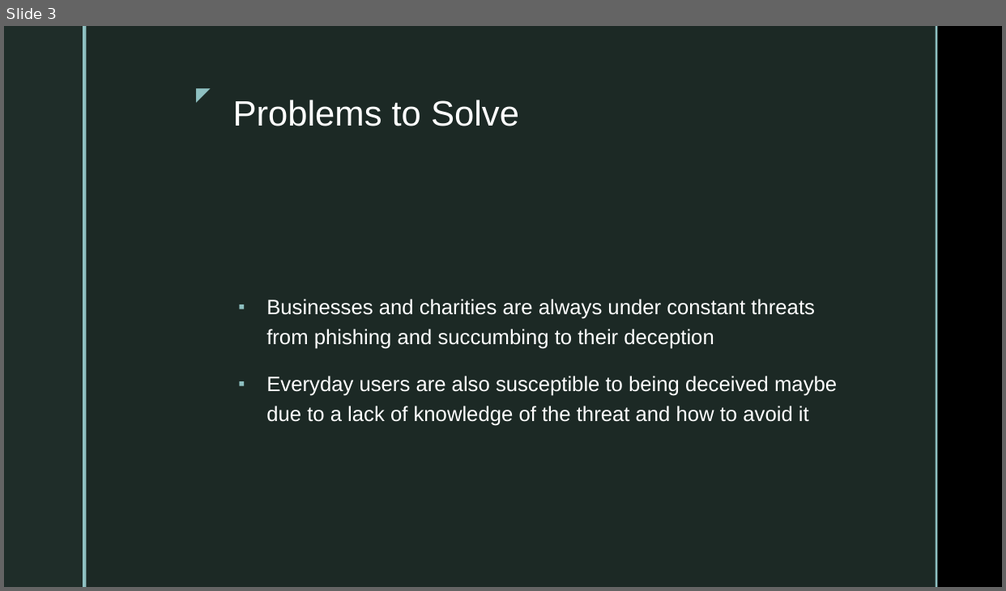
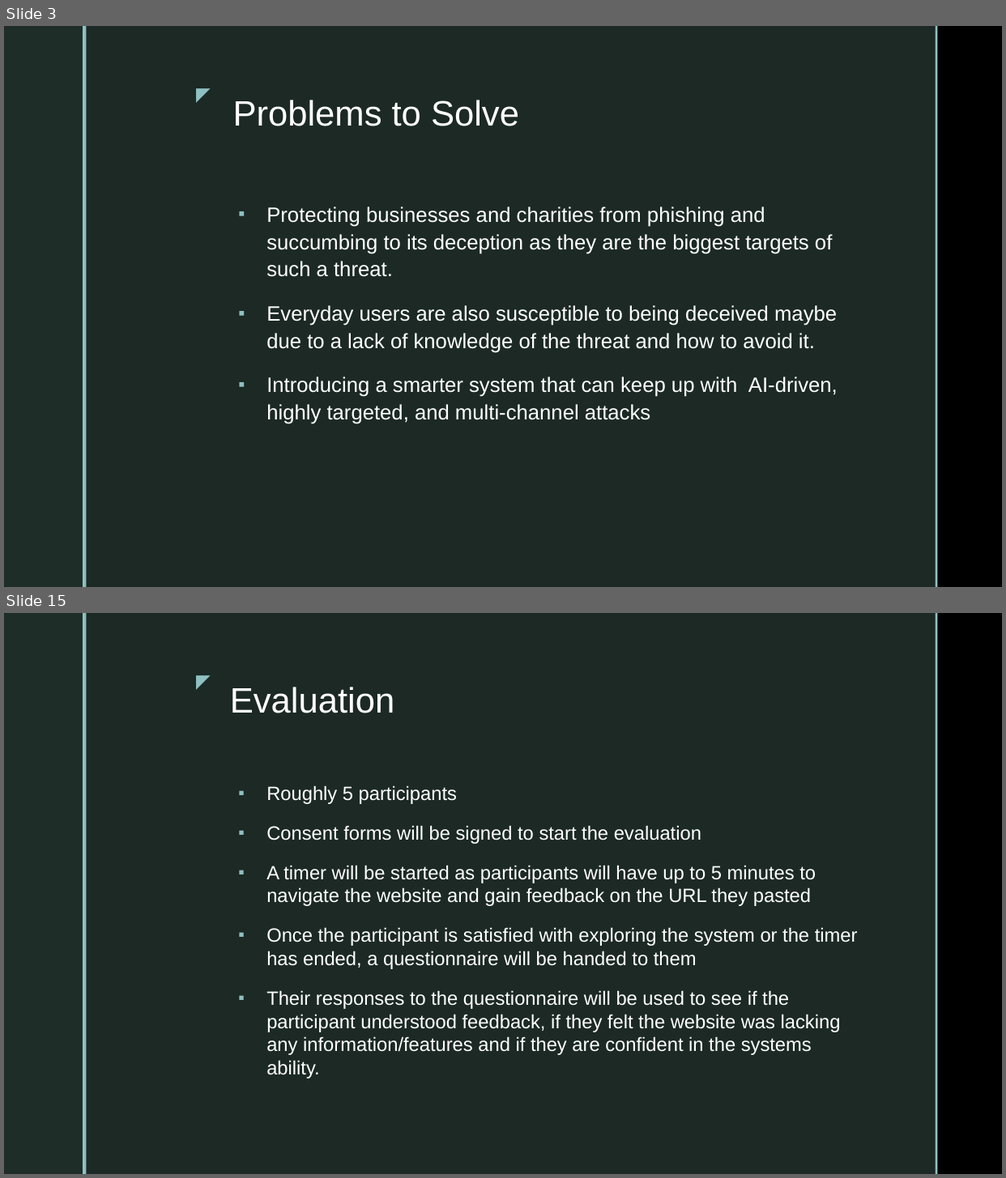
Before and after one commit to 0Meraj/My-Projects, a slide deck: Documents for the project/Presentation.pptx. Shown one above the other, each under a label of ours: slide 3 before the commit, slides 3 and 15 after it; the slides between them are not shown. The pictures are 1006x591 and 1006x1178 pixels, drawn with LibreOffice and Linux fonts; fonts in the diff are those of the drawing; background and template pictures are left out. Boxes give left, top, right and bottom in pixels: in the first picture for what was removed or moved away, otherwise in the second. Text is boxed around its words. In the diff, an @@ line names an element or a change of style, - is before the commit and + after.

```diff
--- a/Documents for the project/Presentation.pptx
+++ b/Documents for the project/Presentation.pptx
@@ slide 15 added at <box>4,613,1002,1174</box>, background picture (left out); not listed: 5 template elements that a slide beside it also shows @@
@@ title added at <box>230,687,394,713</box>, 34 pt, text #FFFFFF @@
+Evaluation
@@ text added at <box>266,786,858,1079</box>, 18.5 pt, text #FFFFFF @@
+▪ Roughly 5 participants
+▪ Consent forms will be signed to start the evaluation
+▪ A timer will be started as participants will have up to 5 minutes to navigate the website and gain feedback on the URL they pasted
+▪ Once the participant is satisfied with exploring the system or the timer has ended, a questionnaire will be handed to them
+▪ Their responses to the questionnaire will be used to see if the participant understood feedback, if they felt the website was lacking any information/features and if they are confident in the systems ability.
@@ slide 3 changed as well @@
@@ text at <box>266,207,837,425</box>: text changed @@
-▪ Businesses and charities are always under constant threats from phishing and succumbing to their deception
-▪ Everyday users are also susceptible to being deceived maybe due to a lack of knowledge of the threat and how to avoid it
+▪ Protecting businesses and charities from phishing and succumbing to its deception as they are the biggest targets of such a threat.
+▪ Everyday users are also susceptible to being deceived maybe due to a lack of knowledge of the threat and how to avoid it.
+▪ Introducing a smarter system that can keep up with AI-driven, highly targeted, and multi-channel attacks
```
Also in this commit, not shown: 6 other slides changed, 6 other slides added, 8 slides removed, 2 other files.
